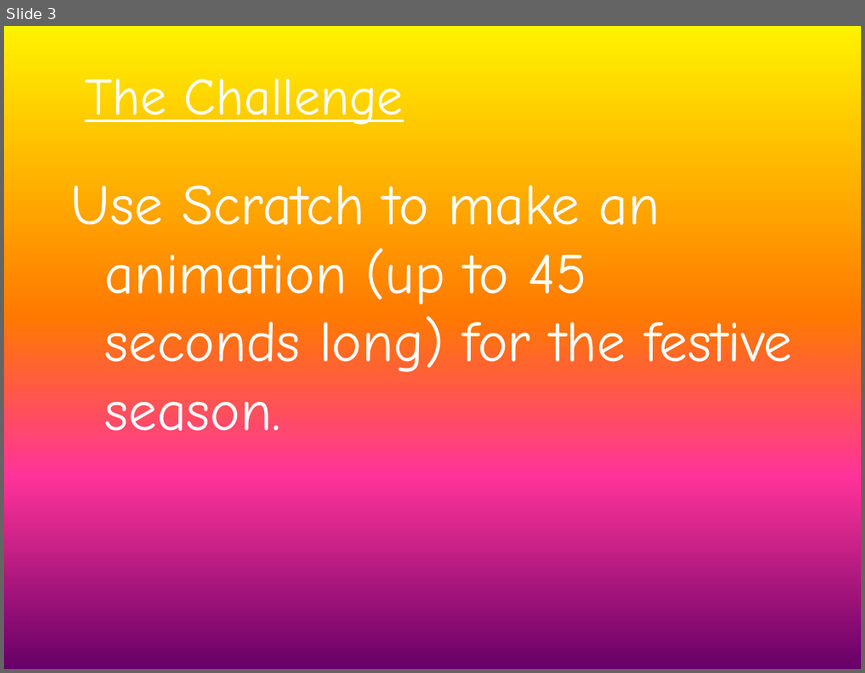
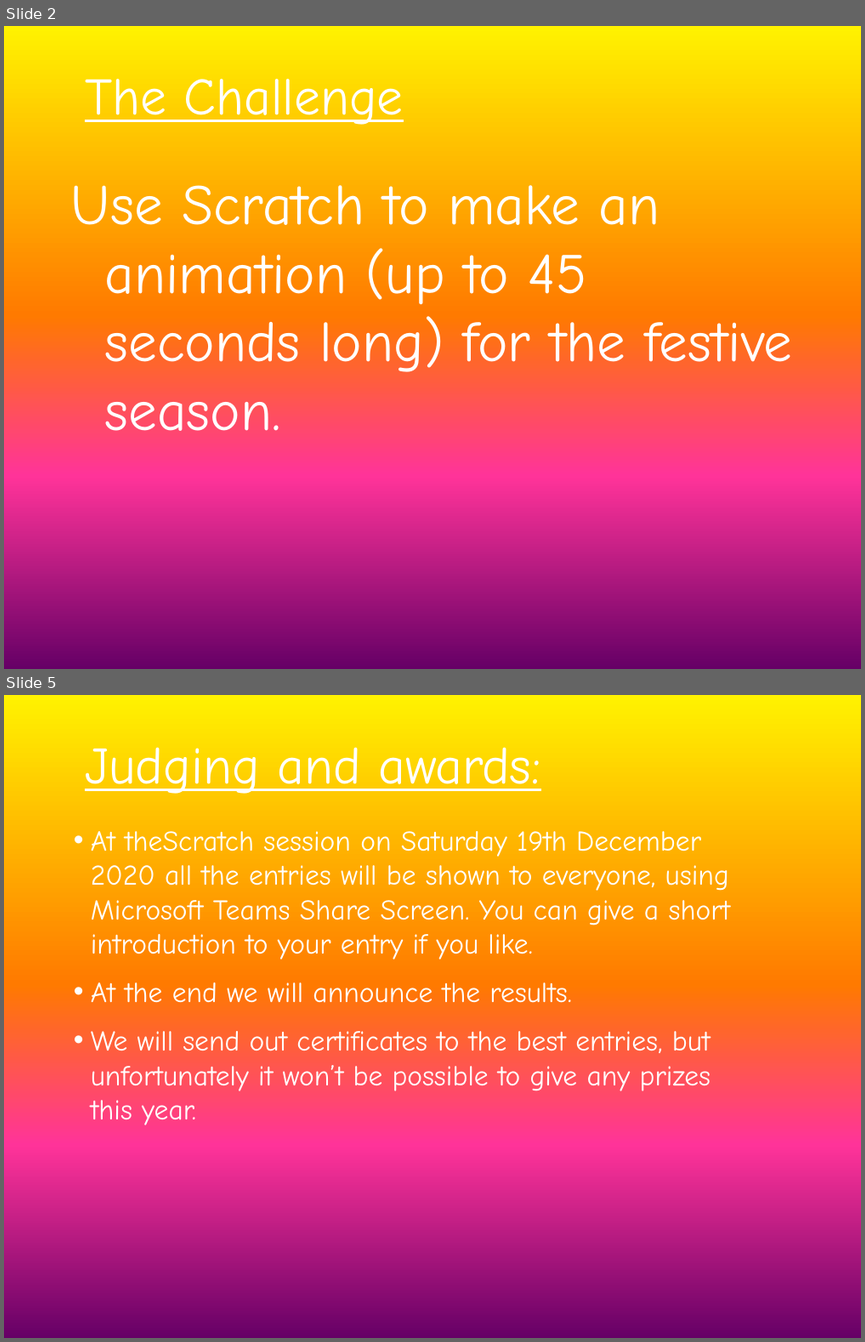
Before and after one commit to WokLibCodeClub/Christmas-Coding-Challenge-2020, a slide deck: Christmas_Challenge_2020.pptx. Shown one above the other, each under a label of ours: slide 3 before the commit, slides 2 and 5 after it; the slides between them are not shown. The pictures are 865x673 and 865x1342 pixels, drawn with LibreOffice and Linux fonts; fonts in the diff are those of the drawing. Boxes give left, top, right and bottom in pixels: in the first picture for what was removed or moved away, otherwise in the second. Text is boxed around its words. In the diff, an @@ line names an element or a change of style, - is before the commit and + after.

```diff
--- a/Christmas_Challenge_2020.pptx
+++ b/Christmas_Challenge_2020.pptx
@@ slide 5 added at (4, 695, 861, 1338), background gradient #FFF200 to #FF7A00 to #FF3399 to #660066 @@
@@ text added at (85, 747, 540, 794), 44 pt, text #FFFFFF, underline @@
+Judging and awards:
@@ text added at (91, 831, 731, 1125), 24 pt, text #FFFFFF @@
+• At theScratch session on Saturday 19th December 2020 all the entries will be shown to everyone, using Microsoft Teams Share Screen. You can give a short introduction to your entry if you like.
+• At the end we will announce the results.
+• We will send out certificates to the best entries, but unfortunately it won’t be possible to give any prizes this year.
@@ what was slide 3 is now slide 2 @@
```
Also in this commit, not shown: 6 slides changed, 1 other slide added, 1 slide removed.
